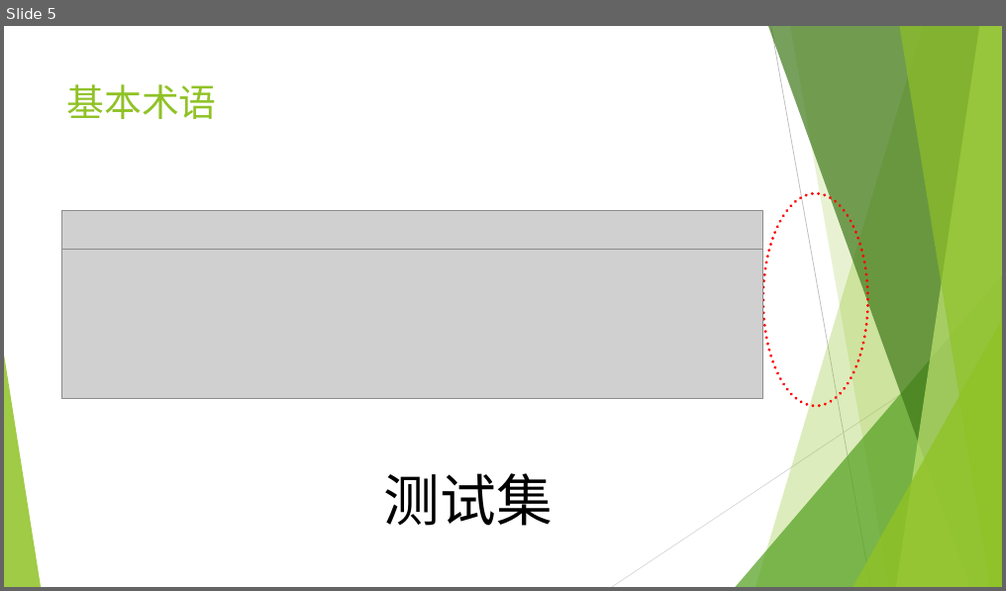
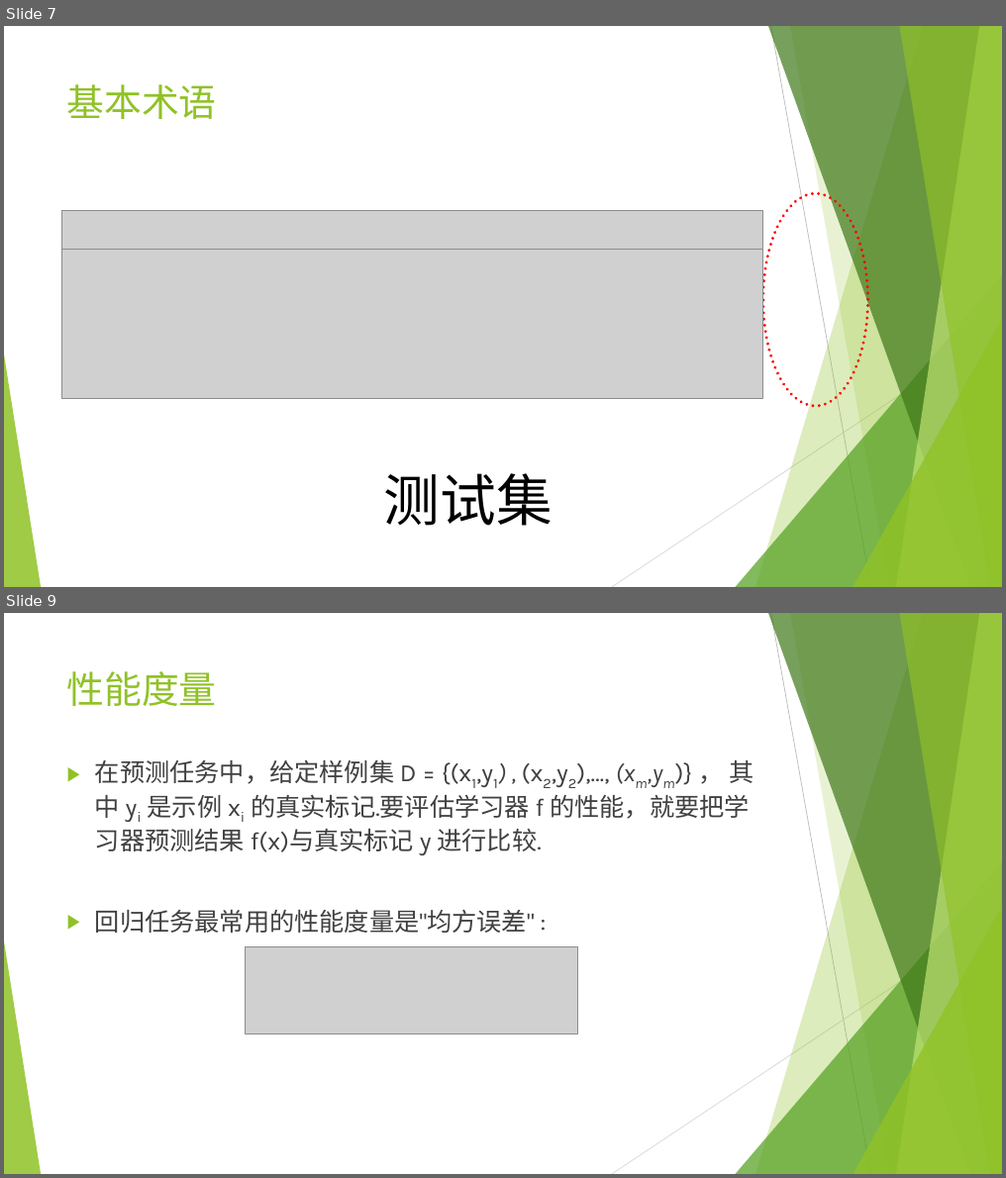
Before and after one commit to icsnju/I2EC, a slide deck: Finance/机器学习在金融行业的应用.pptx. Shown one above the other, each under a label of ours: slide 5 before the commit, slides 7 and 9 after it; the slides between them are not shown. The pictures are 1006x591 and 1006x1178 pixels, drawn with LibreOffice and Linux fonts; fonts in the diff are those of the drawing; grey boxes stand for pictures. Boxes give left, top, right and bottom in pixels: in the first picture for what was removed or moved away, otherwise in the second. Text is boxed around its words. In the diff, an @@ line names an element or a change of style, - is before the commit and + after.

```diff
--- a/Finance/机器学习在金融行业的应用.pptx
+++ b/Finance/机器学习在金融行业的应用.pptx
@@ slide 9 added at (4, 613, 1002, 1174), background #FFFFFF; not listed: 10 template elements that a slide beside it also shows @@
@@ title added at (67, 671, 217, 706), 36 pt, text #90C226 @@
+性能度量
@@ text added at (95, 761, 753, 933), 24 pt, text #404040 @@
+▶ 在预测任务中，给定样例集 D = {(x1,y1) , (x2,y2),…, (xm,ym)} ， 其中 yi 是示例 xi 的真实标记.要评估学习器 f 的性能，就要把学习器预测结果 f(x)与真实标记 y 进行比较.
+▶ 回归任务最常用的性能度量是"均方误差" :
@@ picture added at (245, 948, 578, 1035) @@
@@ what was slide 5 is now slide 7 @@
```
Also in this commit, not shown: 3 slides changed, 14 other slides added, 9 slides removed.
